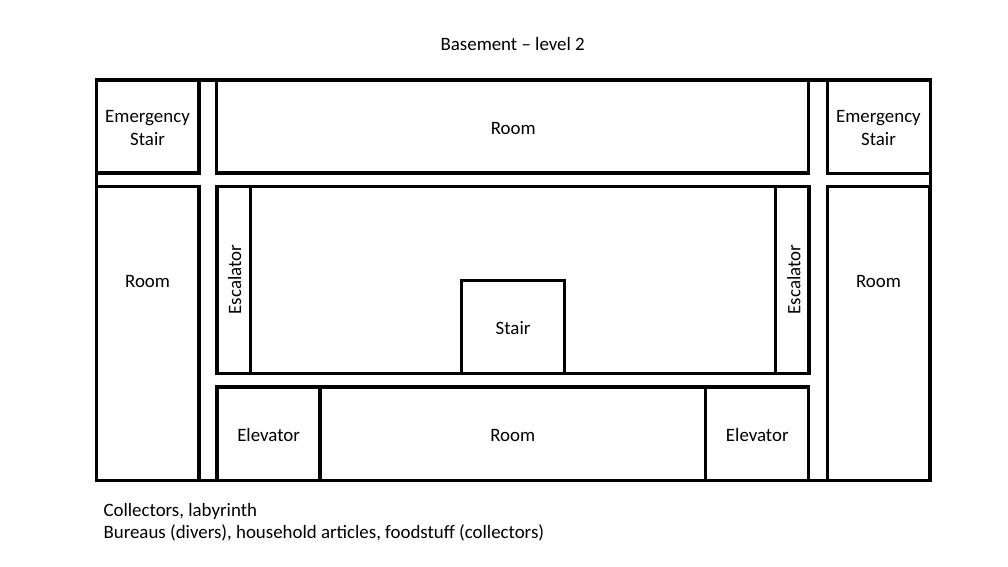
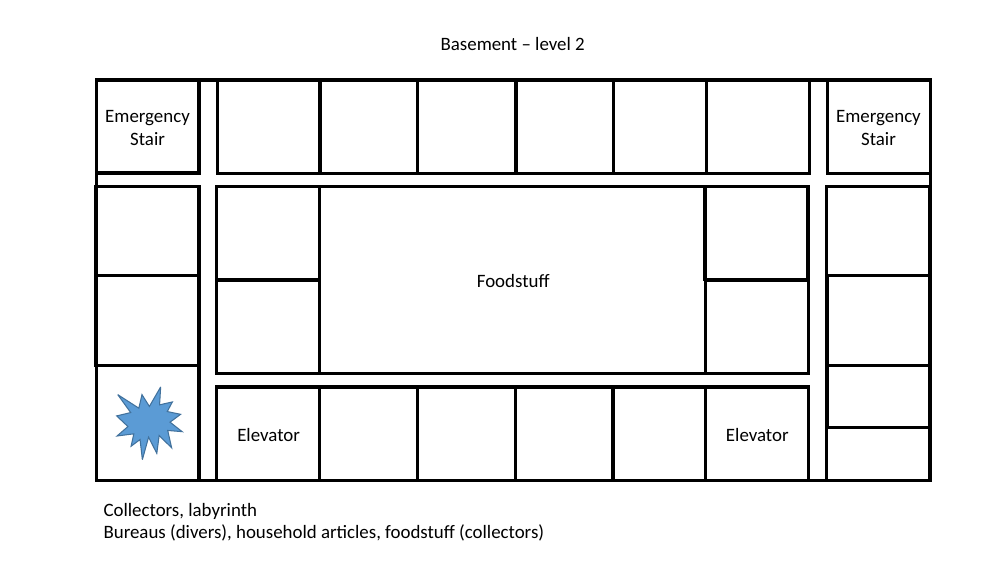
Before and after one commit to ChristophSchauer/RPG-Ratten, a slide deck: slide 2 of Building/template_floors.ppt. Drawn at 1008x567 pixels with LibreOffice and Linux fonts; fonts in the diff are those of the drawing. Boxes give left, top, right and bottom in pixels: in the first picture for what was removed or moved away, otherwise in the second. Text is boxed around its words. In the diff, an @@ line names an element or a change of style, - is before the commit and + after.

```diff
--- a/Building/template_floors.ppt
+++ b/Building/template_floors.ppt
@@ rectangle added at [218,80,320,173], outline #000000 3 pt @@
@@ rectangle added at [320,80,418,173], outline #000000 3 pt @@
@@ rectangle added at [418,80,516,173], outline #000000 3 pt @@
@@ rectangle added at [516,80,614,173], outline #000000 3 pt @@
@@ rectangle added at [706,80,809,173], outline #000000 3 pt @@
@@ text removed at [491,122,536,134] @@
-Room
@@ rectangle added at [96,187,199,275], outline #000000 3 pt @@
@@ rectangle added at [216,187,319,280], outline #000000 3 pt @@
@@ rectangle added at [705,187,808,280], outline #000000 3 pt @@
@@ text removed at [223,251,246,312] @@
-Escalator
@@ text removed at [782,251,805,312] @@
-Escalator
@@ rectangle added at [96,276,199,365], outline #000000 3 pt @@
@@ text removed at [125,275,170,287] @@
-Room
@@ rectangle: place and size @@
-rectangle at [217,187,250,374]
+rectangle at [216,280,319,373]
@@ text added at [477,274,550,287], 18 pt, text #000000 @@
+Foodstuff
@@ rectangle: place and size @@
-rectangle at [775,187,809,374]
+rectangle at [705,280,808,373]
@@ rectangle added at [827,276,930,365], outline #000000 3 pt @@
@@ text removed at [856,275,901,287] @@
-Room
@@ text removed at [496,321,531,334] @@
-Stair
@@ irregular seal added at [116,387,182,459], fill #5B9BD5, outline #41719C 0.99 pt @@
@@ rectangle added at [320,387,417,480], outline #000000 3 pt @@
@@ rectangle: place and size @@
-rectangle at [461,280,564,373]
+rectangle at [417,387,515,480]
@@ rectangle added at [515,387,613,480], outline #000000 3 pt @@
@@ rectangle added at [613,387,705,480], outline #000000 3 pt @@
@@ rectangle added at [827,365,929,428], outline #000000 3 pt @@
@@ text removed at [490,429,535,441] @@
-Room
```
Also in this commit, not shown: 1 other slide changed.
